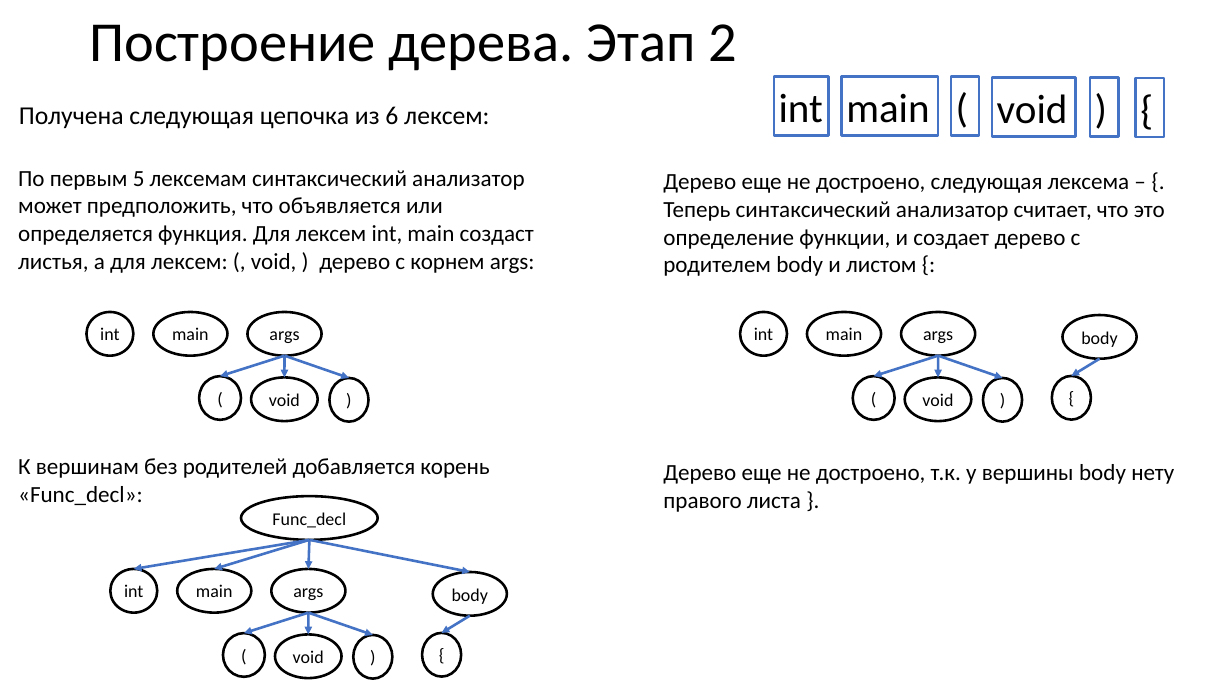
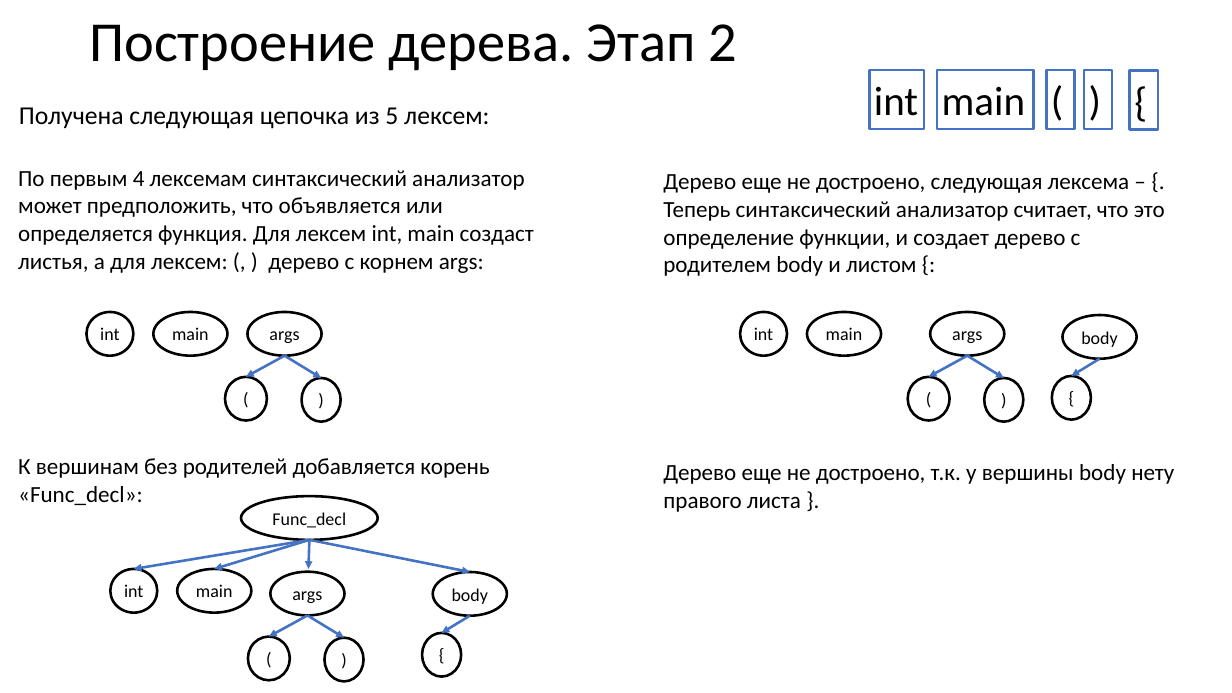
Before and after one commit to goddamnteam/korzun, a slide deck: slide 6 of task1.pptx. Drawn at 1232x693 pixels with LibreOffice and Linux fonts; fonts in the diff are those of the drawing. Boxes give left, top, right and bottom in pixels: in the first picture for what was removed or moved away, otherwise in the second. Text is boxed around its words. In the diff, an @@ line names an element or a change of style, - is before the commit and + after.

Commit message:
FINAL

```diff
--- a/task1.pptx
+++ b/task1.pptx
@@ rectangle removed at [993,78,1077,137] @@
-void
@@ 3 rectangles: place and size @@
-3 rectangles at [775,77,980,136]
+3 rectangles at [870,70,1075,129]
@@ rectangle ")": place and size @@
-rectangle ")" at [1091,78,1119,137]
+rectangle ")" at [1084,70,1113,129]
@@ rectangle "{": place and size @@
-rectangle "{" at [1136,79,1165,138]
+rectangle "{" at [1130,70,1159,129]
@@ text at [19,107,489,129]: text changed @@
-Получена следующая цепочка из 6 лексем:
+Получена следующая цепочка из 5 лексем:
@@ text at [18,170,534,273]: text changed @@
-По первым 5 лексемам синтаксический анализатор может предположить, что объявляется или определяется функция. Для лексем int, main создаст листья, а для лексем: (, void, ) дерево с корнем args:
+По первым 4 лексемам синтаксический анализатор может предположить, что объявляется или определяется функция. Для лексем int, main создаст листья, а для лексем: (, ) дерево с корнем args:
@@ ellipse "args": place and size @@
-ellipse "args" at [901,312,975,356]
+ellipse "args" at [931,312,1005,356]
@@ arrow moved from (285, 356) - (220, 376) to (285, 356) - (246, 377) @@
@@ arrow moved from (285, 356) - (349, 378) to (285, 356) - (321, 378) @@
@@ arrow removed from (285, 356) to (285, 377) @@
@@ arrow moved from (938, 356) - (874, 376) to (968, 356) - (929, 377) @@
@@ arrow removed from (938, 356) to (938, 377) @@
@@ arrow moved from (938, 356) - (1003, 378) to (968, 356) - (1004, 378) @@
@@ ellipse "(": place and size @@
-ellipse "(" at [200,376,241,420]
+ellipse "(" at [226,377,267,421]
@@ ellipse removed at [251,377,318,421] @@
-void
@@ ellipse ")": place and size @@
-ellipse ")" at [329,378,368,421]
+ellipse ")" at [301,378,340,421]
@@ ellipse removed at [905,377,971,421] @@
-void
@@ ellipse "(": place and size @@
-ellipse "(" at [853,376,895,420]
+ellipse "(" at [908,377,949,421]
@@ arrow moved from (309, 613) - (244, 633) to (308, 616) - (269, 637) @@
@@ arrow moved from (309, 613) - (372, 635) to (308, 616) - (344, 638) @@
@@ arrow removed from (309, 613) to (309, 635) @@
@@ ellipse "(": place and size @@
-ellipse "(" at [223,633,264,677]
+ellipse "(" at [248,637,289,680]
@@ ellipse removed at [275,635,342,678] @@
-void
@@ ellipse ")": place and size @@
-ellipse ")" at [353,635,392,678]
+ellipse ")" at [324,638,363,681]
```
Also in this commit, not shown: 9 other slides changed.
